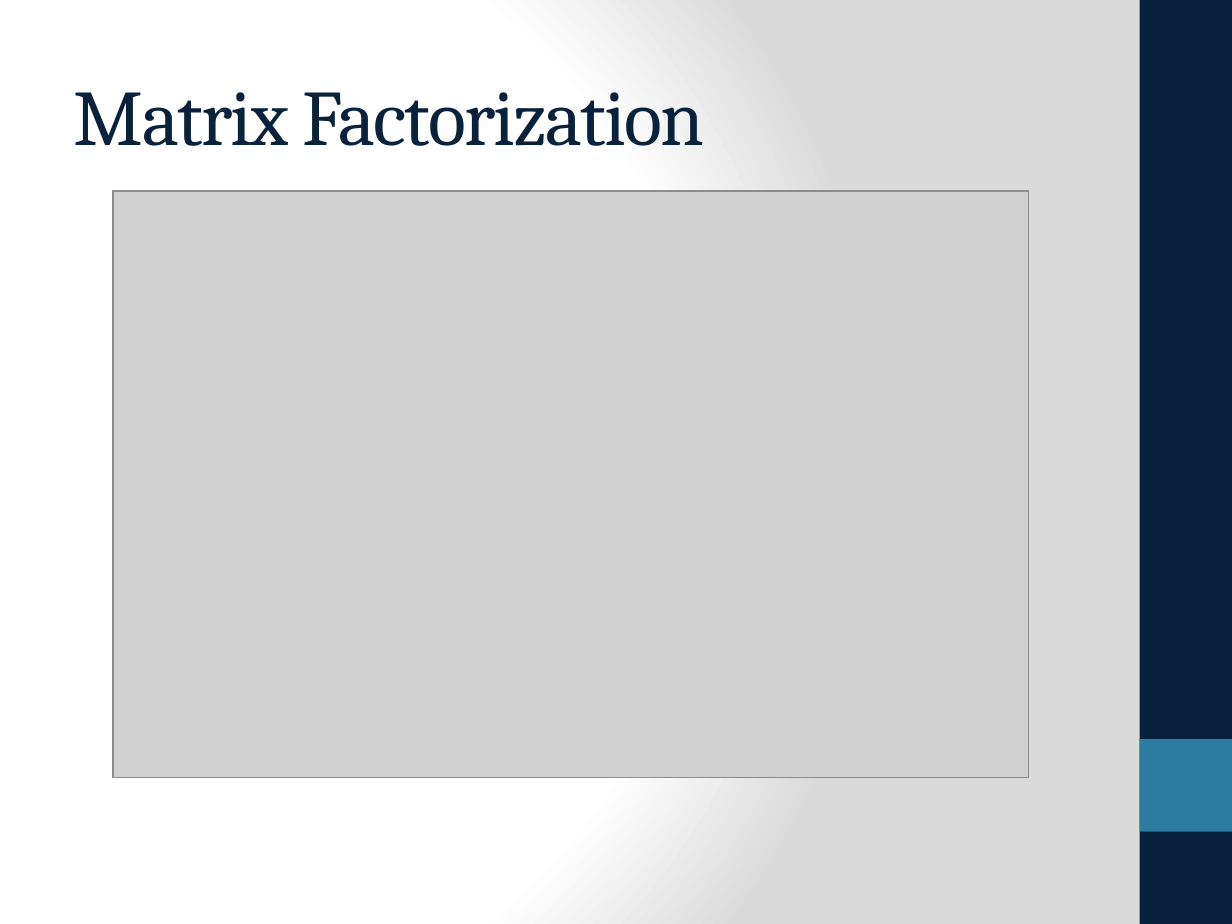
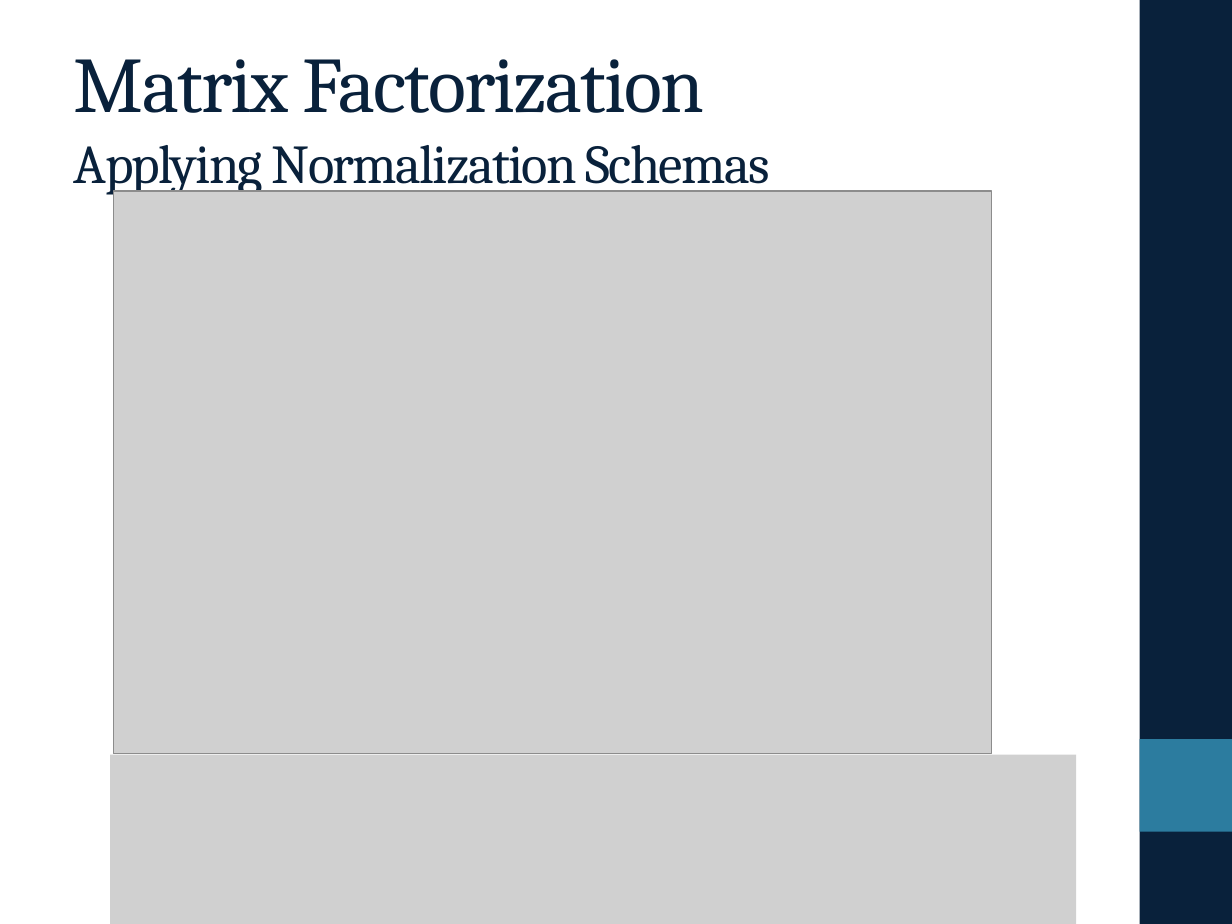
Before and after one commit to eringrand/musicanalysis, a slide deck: slide 7 of presentation/Presentation.pptx. Drawn at 1232x924 pixels with LibreOffice and Linux fonts; fonts in the diff are those of the drawing; grey boxes stand for pictures. Boxes give left, top, right and bottom in pixels: in the first picture for what was removed or moved away, otherwise in the second. Text is boxed around its words. In the diff, an @@ line names an element or a change of style, - is before the commit and + after.

```diff
--- a/presentation/Presentation.pptx
+++ b/presentation/Presentation.pptx
@@ background gradient #FFFFFF to #DADADA to #FFFFFF @@
@@ title at (x1=74, y1=59, x2=770, y2=195): text changed; size 46 to 32 pt @@
-Matrix Factorization
+Matrix Factorization
+Applying Normalization Schemas
@@ picture resized from (x1=113, y1=191, x2=1029, y2=777) to (x1=113, y1=191, x2=992, y2=754) @@
@@ picture added at (x1=110, y1=755, x2=1076, y2=924) @@
```
Also in this commit, not shown: 10 other slides changed.
